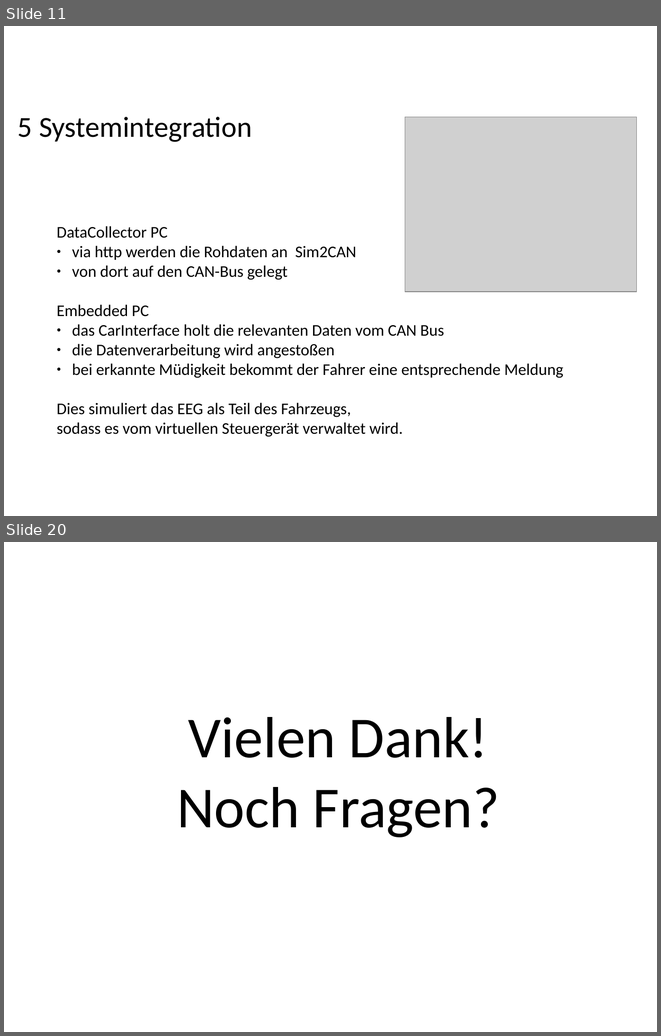
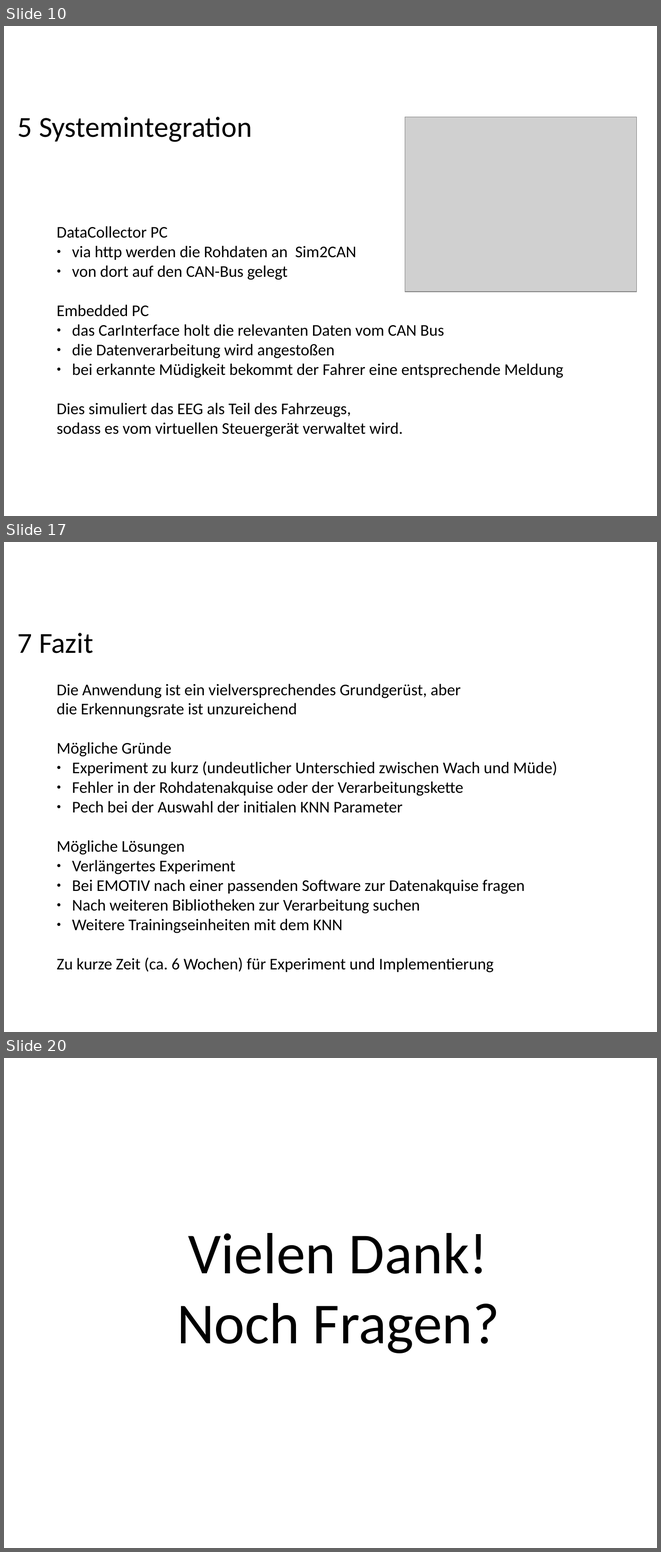
Before and after one commit to ppasler/current-adas, a slide deck: project/presentation/Praesentation_PoSDBoS_Pasler.odp. Shown one above the other, each under a label of ours: slides 11 and 20 before the commit, slides 10, 17 and 20 after it; the slides between them are not shown. The pictures are 661x1036 and 661x1552 pixels, drawn with LibreOffice and Linux fonts; fonts in the diff are those of the drawing; grey boxes stand for pictures; background and template pictures are left out. Boxes give left, top, right and bottom in pixels: in the first picture for what was removed or moved away, otherwise in the second. Text is boxed around its words. In the diff, an @@ line names an element or a change of style, - is before the commit and + after.

```diff
--- a/project/presentation/Praesentation_PoSDBoS_Pasler.odp
+++ b/project/presentation/Praesentation_PoSDBoS_Pasler.odp
@@ slide 17 added at (4,542,657,1032), background #FFFFFF @@
@@ text added at (18,633,93,653), 32 pt, text #000000 @@
+7 Fazit
@@ text added at (56,684,557,972), 18 pt, text #000000 @@
+Die Anwendung ist ein vielversprechendes Grundgerüst, aber
+die Erkennungsrate ist unzureichend
+Mögliche Gründe
+● Experiment zu kurz (undeutlicher Unterschied zwischen Wach und Müde)
+● Fehler in der Rohdatenakquise oder der Verarbeitungskette
+● Pech bei der Auswahl der initialen KNN Parameter
+Mögliche Lösungen
+● Verlängertes Experiment
+● Bei EMOTIV nach einer passenden Software zur Datenakquise fragen
+● Nach weiteren Bibliotheken zur Verarbeitung suchen
+● Weitere Trainingseinheiten mit dem KNN
+Zu kurze Zeit (ca. 6 Wochen) für Experiment und Implementierung
@@ what was slide 11 is now slide 10 @@
```
Also in this commit, not shown: 10 slides changed, 2 other slides added, 2 slides removed, 1 other file.
